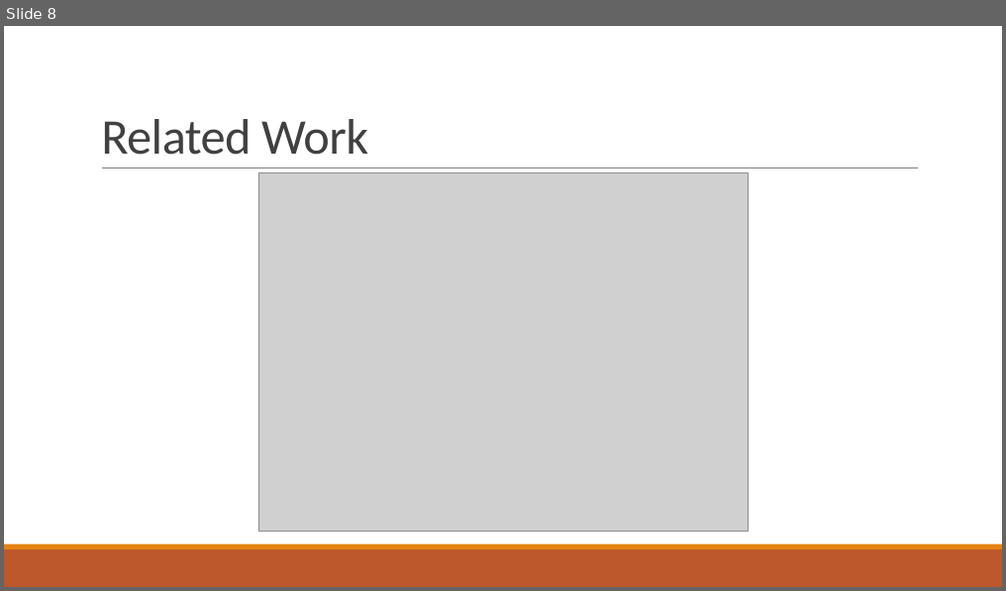
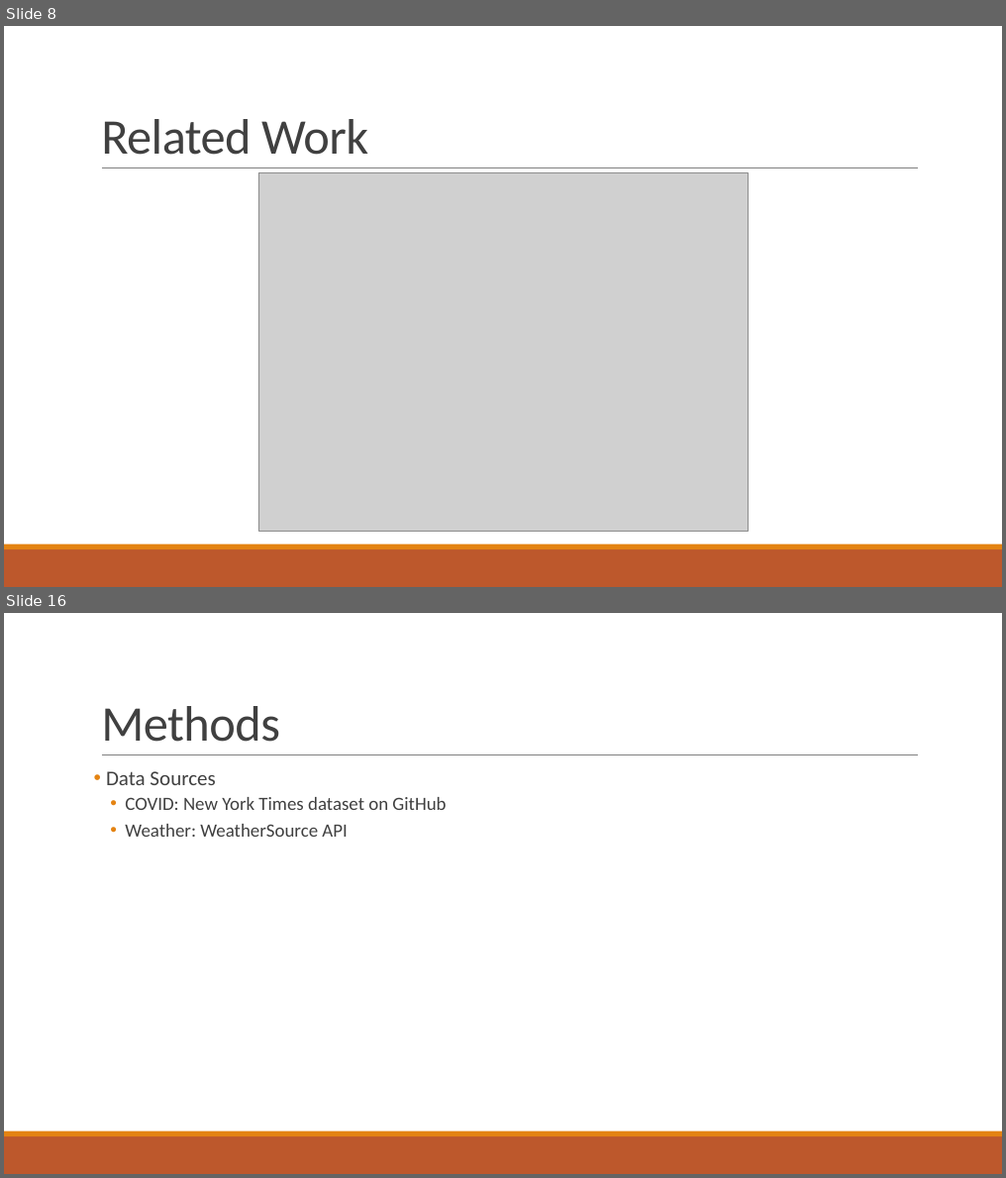
Before and after one commit to npalacio/School, a slide deck: Capstone/Presentation/CapstoneProposal.pptx. Shown one above the other, each under a label of ours: slide 8 before the commit, slides 8 and 16 after it; the slides between them are not shown. The pictures are 1006x591 and 1006x1178 pixels, drawn with LibreOffice and Linux fonts; fonts in the diff are those of the drawing; grey boxes stand for pictures. Boxes give left, top, right and bottom in pixels: in the first picture for what was removed or moved away, otherwise in the second. Text is boxed around its words. In the diff, an @@ line names an element or a change of style, - is before the commit and + after.

```diff
--- a/Capstone/Presentation/CapstoneProposal.pptx
+++ b/Capstone/Presentation/CapstoneProposal.pptx
@@ slide 16 added at (x1=4, y1=613, x2=1002, y2=1174), background #FFFFFF; not listed: 3 template elements that a slide beside it also shows @@
@@ title added at (x1=101, y1=706, x2=280, y2=742), 48 pt, text #404040 @@
+Methods
@@ text added at (x1=106, y1=771, x2=446, y2=837), 18 pt, text #404040 @@
+• Data Sources
+  • COVID: New York Times dataset on GitHub
+  • Weather: WeatherSource API
```
Also in this commit, not shown: 2 slides changed, 12 other slides added.
